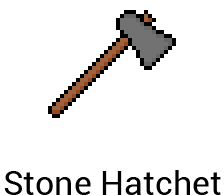
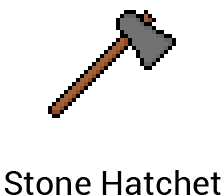
Layers edited between the first and the second w=224, h=195 image:
painted on "Stone Hatchet" (2nd of 2) over box(124, 38, 128, 42)
